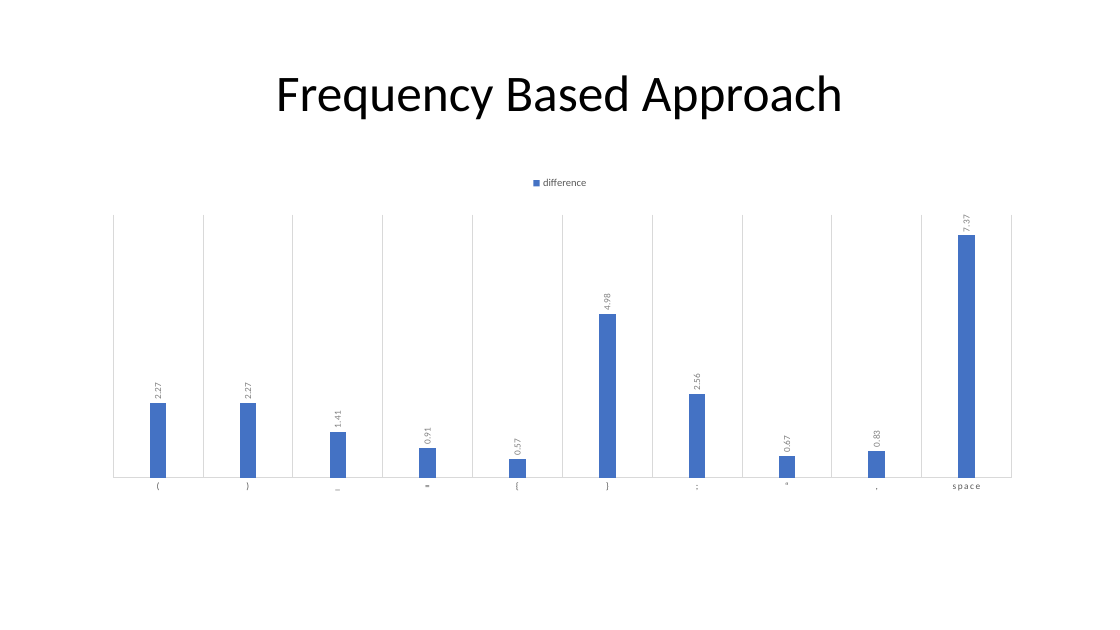
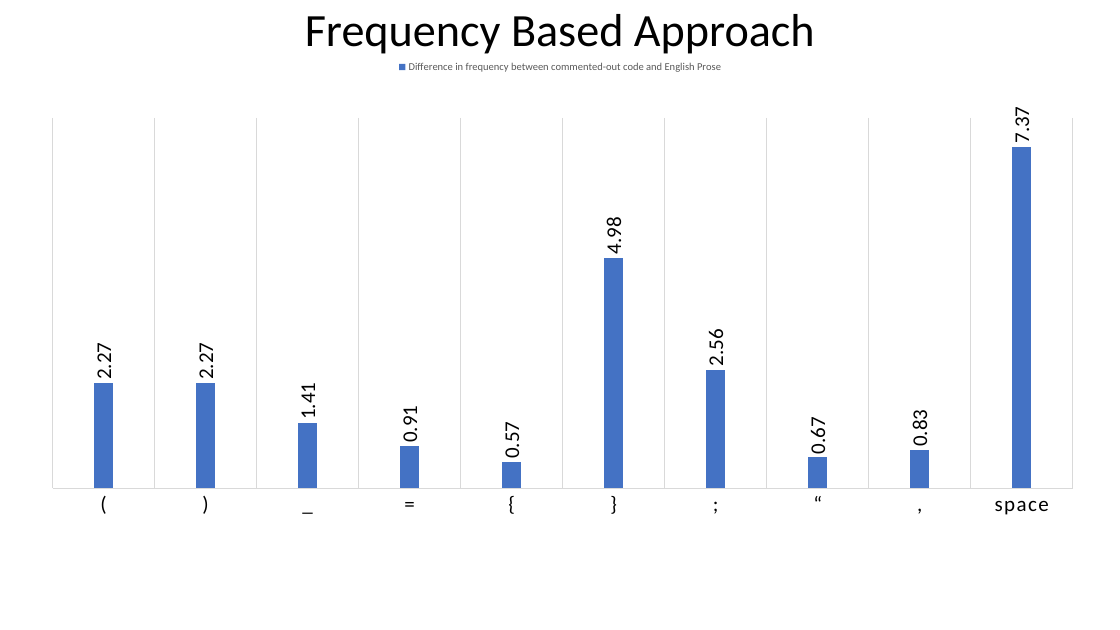
Before and after one commit to mjdecker/Commented-out-Code-Analysis, a slide deck: slide 9 of AUTOMATIC IDENTIFICATION AND ANALYSIS OF COMMENTED OUT CODE.pptx (slide 7 before the commit). Drawn at 1120x630 pixels with LibreOffice and Linux fonts; fonts in the diff are those of the drawing. Boxes give left, top, right and bottom in pixels: in the first picture for what was removed or moved away, otherwise in the second. Text is boxed around its words. In the diff, an @@ line names an element or a change of style, - is before the commit and + after.

```diff
--- a/AUTOMATIC IDENTIFICATION AND ANALYSIS OF COMMENTED OUT CODE.pptx
+++ b/AUTOMATIC IDENTIFICATION AND ANALYSIS OF COMMENTED OUT CODE.pptx
@@ title "Frequency Based Approach": place and size @@
-title "Frequency Based Approach" at (276,75,843,120)
+title "Frequency Based Approach" at (305,14,815,54)
@@ title "Frequency Based Approach" at (305,14,815,54): size 44 to 39.6 pt @@
@@ column chart at (12,51,1109,614) @@
-difference: 2.27, 2.27, 1.41, 0.91, 0.57, 4.98, 2.56, 0.67, 0.83, 7.37
+Difference in frequency between commented-out code and English Prose: 2.27, 2.27, 1.41, 0.91, 0.57, 4.98, 2.56, 0.67, 0.83, 7.37
@@ data labels of Difference in frequency between commented-out code and English Prose changed @@
@@ category axis changed @@
@@ column chart: place and size @@
-column chart at (77,168,1044,568)
+column chart at (12,51,1109,614)
```
Also in this commit, not shown: 5 other slides changed, 7 slides added, 3 slides removed.
